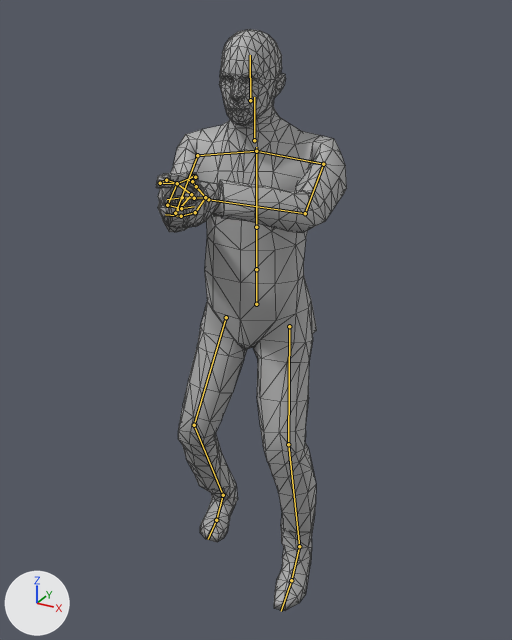
Renders of the FBX model Assets/Animations/Pistol/ThirdPerson/TurnLeft.fbx from each side of a commit.
Both versions are drawn from a 50 mm lens placed at (1.1, -2.005, 2.01), pointed at (0.062, -0.118, 1.067). Arrows for +X, +Y and +Z are at lower left; the lights stay in place. Both versions are drawn at frame 5 of the action 'Reference|TurnLeft'; the numbers are the values there. The bones that bend it are drawn over the model as lines. Mesh edges are drawn as thin lines.

Names of what the first picture shows: 'LOD0'.
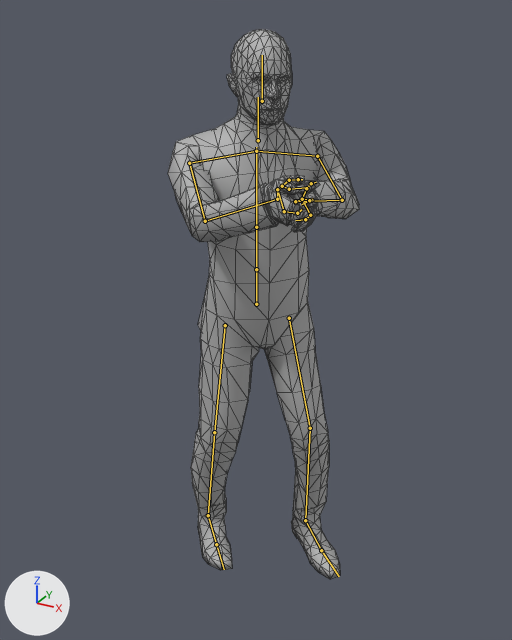
The change, as JSON lines over the scene's bpy script:
```json
{"block": "bone_hips", "where": "bone_hips = bpy.data.objects['Reference'].pose.bones['Hips']"}
{"op": "set", "path": "bone_hips.rotation_quaternion", "old": "(0.997, 0.0, 0.084, 0.0)", "new": "(0.924, 0.0, 0.383, 0.0)", "note": "degrees (0, 10, 0) -> degrees (0, 45, 0)"}
{"block": "bone_leftupleg", "where": "bone_leftupleg = bpy.data.objects['Reference'].pose.bones['LeftUpLeg']  # child of 'Hips'"}
{"op": "set", "path": "bone_leftupleg.rotation_quaternion", "old": "(0.921, -0.199, 0.327, -0.063)", "new": "(0.925, -0.183, 0.327, -0.061)", "note": "degrees (-30, 35, -18) -> degrees (-28, 36, -17)"}
{"block": "bone_leftfoot", "where": "bone_leftfoot = bpy.data.objects['Reference'].pose.bones['LeftFoot']  # child of 'LeftLeg'"}
{"op": "set", "path": "bone_leftfoot.rotation_quaternion", "old": "(0.958, 0.168, -0.034, -0.23)", "new": "(0.934, 0.187, -0.067, -0.299)", "note": "degrees (20, 1, -27) -> degrees (23, -1, -36)"}
{"block": "bone_leftarm", "where": "bone_leftarm = bpy.data.objects['Reference'].pose.bones['LeftArm']  # child of 'LeftShoulder'"}
{"op": "set", "path": "bone_leftarm.rotation_quaternion", "old": "(0.75, 0.587, 0.231, -0.201)", "new": "(0.74, 0.604, 0.225, -0.192)", "note": "degrees (75, 36, -2) -> degrees (78, 34, -1)"}
{"block": "bone_leftforearm", "where": "bone_leftforearm = bpy.data.objects['Reference'].pose.bones['LeftForeArm']  # child of 'LeftArm'"}
{"op": "set", "path": "bone_leftforearm.rotation_quaternion", "old": "(0.911, 0.356, 0.131, 0.161)", "new": "(0.926, 0.321, 0.133, 0.146)", "note": "degrees (44, 7, 23) -> degrees (40, 9, 21)"}
{"block": "bone_rightarm", "where": "bone_rightarm = bpy.data.objects['Reference'].pose.bones['RightArm']  # child of 'RightShoulder'"}
{"op": "set", "path": "bone_rightarm.rotation_quaternion", "old": "(0.776, -0.529, -0.024, -0.342)", "new": "(0.773, -0.556, -0.025, -0.304)", "note": "degrees (-61, -24, -33) -> degrees (-66, -22, -29)"}
{"block": "bone_rightforearm", "where": "bone_rightforearm = bpy.data.objects['Reference'].pose.bones['RightForeArm']  # child of 'RightArm'"}
{"op": "set", "path": "bone_rightforearm.rotation_quaternion", "old": "(0.888, -0.438, 0.128, 0.05)", "new": "(0.905, -0.402, 0.13, 0.046)", "note": "degrees (-53, 16, -1) -> degrees (-48, 16, -1)"}
{"block": "bone_rightupleg", "where": "bone_rightupleg = bpy.data.objects['Reference'].pose.bones['RightUpLeg']  # child of 'Hips'"}
{"op": "set", "path": "bone_rightupleg.rotation_quaternion", "old": "(0.896, -0.177, -0.393, 0.108)", "new": "(0.914, -0.076, -0.399, 0.019)", "note": "degrees (-33, -42, 26) -> degrees (-13, -47, 8)"}
{"block": "bone_rightleg", "where": "bone_rightleg = bpy.data.objects['Reference'].pose.bones['RightLeg']  # child of 'RightUpLeg'"}
{"op": "set", "path": "bone_rightleg.rotation_quaternion", "old": "(0.928, 0.341, -0.001, -0.15)", "new": "(0.985, 0.159, 0.0, -0.071)", "note": "degrees (40, 6, -16) -> degrees (18, 1, -8)"}
{"block": "bone_rightfoot", "where": "bone_rightfoot = bpy.data.objects['Reference'].pose.bones['RightFoot']  # child of 'RightLeg'"}
{"op": "set", "path": "bone_rightfoot.rotation_quaternion", "old": "(0.909, -0.307, -0.192, 0.205)", "new": "(0.93, -0.214, -0.059, 0.293)", "note": "degrees (-41, -13, 30) -> degrees (-26, 1, 35)"}
```

What differs and where, as boxes [x1, y1, x2, y2] in the pictures (512 x 640 px):
```json
{"object": "LOD0", "change": "posed", "before": [156, 29, 347, 611], "after": [168, 29, 359, 579]}
{"bone": "LeftUpLeg", "before": "(289, 326) to (288, 444)", "after": "(289, 318) to (310, 428)"}
{"bone": "LeftFoot", "before": "(299, 546) to (291, 580)", "after": "(305, 520) to (321, 550)"}
{"bone": "LeftArm", "before": "(323, 164) to (305, 213)", "after": "(317, 156) to (342, 200)"}
{"bone": "LeftForeArm", "before": "(305, 213) to (208, 199)", "after": "(342, 200) to (295, 201)"}
{"bone": "RightArm", "before": "(197, 155) to (175, 213)", "after": "(189, 163) to (205, 221)"}
{"bone": "RightForeArm", "before": "(175, 213) to (191, 194)", "after": "(205, 221) to (277, 199)"}
{"bone": "RightUpLeg", "before": "(226, 317) to (194, 425)", "after": "(225, 325) to (214, 432)"}
{"bone": "RightLeg", "before": "(194, 425) to (223, 495)", "after": "(214, 432) to (208, 515)"}
{"bone": "RightFoot", "before": "(223, 495) to (216, 520)", "after": "(208, 515) to (216, 544)"}
```
